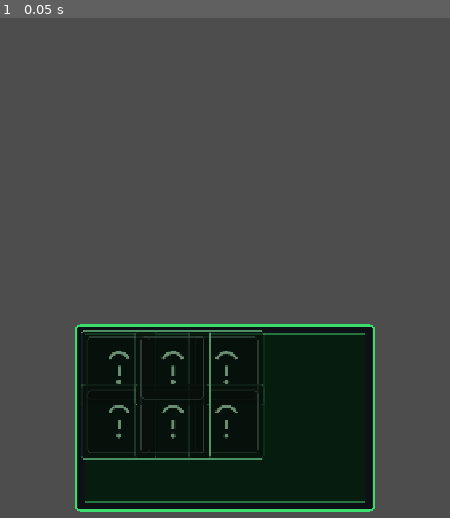
Above: before the commit, frame 1.
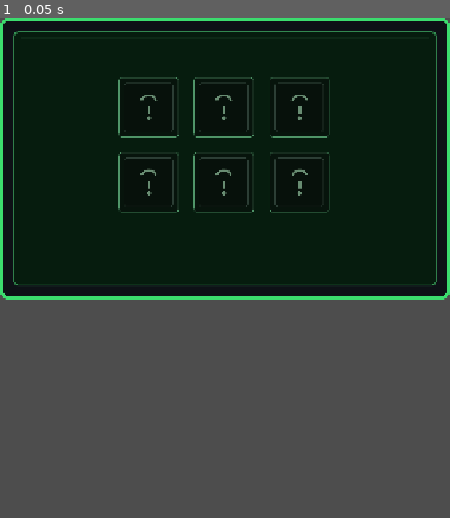
Above: after the commit, the same moment.

Repository: vpedrosa/programacion-dispositivos-moviles
Game: Godot game, scene res://scenes/ui/workstation/workstation.tscn
Two runs of this game, one before a commit and one after it. Both use one fixed random seed, a clock stepped at 60 frames per second and the inputs below. This scene is started directly instead of the project's main scene.
Inputs:
- Up to frame 1 (0.05 s): no input

The runs differ from the first frame. In frame 1, 81% of the frame differs, in the area x 0-100%, y 0-99%.

Commit message:
feat #342: agranda workstation y coloca slots en grid 3x2 por era
Con los marcos de monitor regenerados, el rectángulo interior real
cambia (CRT Era 1: 444x306 en [178,621]x[74,379]; holopanel Era 7:
595x316 en [102,696]x[92,407], ambos en design 800x500). Las posiciones
3x2 a 116/260/404 calibradas para el frame antiguo caían sobre el bisel
del monitor y los slots de 120x120 eran demasiado grandes.

workstation.tscn: elimina el CenterContainer y deja el
AspectRatioContainer ocupando el PlayArea (offset_bottom = -180 para
reservar espacio al teclado abajo, alignment_vertical = 0). Resultado:
el monitor crece a casi toda la zona disponible y queda anclado arriba.

slot.tscn: custom_minimum_size 120 -> 96 y badge reescalado (38x17, font
11) para que los iconos sigan legibles dentro del CRT más grande.

12 .tres reposicionados a sus rejillas 3x2 con espaciado homogéneo
dentro del rectángulo interior real de cada era:

Era 1 (intern, coffee, floppy / gpu, cluster, serverroom):
  (264,159) (398,159) (532,159)
  (264,292) (398,292) (532,292)

Era 7 (rsi, nas, continual / compute, distillation, hyperparams):
  (226,181) (398,181) (570,181)
  (226,318) (398,318) (570,318)

Closes #342

Diff:
--- a/the-tokenizer/game/the-tokenizer/data/upgrades/era_1_01_intern.tres
+++ b/the-tokenizer/game/the-tokenizer/data/upgrades/era_1_01_intern.tres
@@ -19,4 +19,4 @@
 icon = ExtResource("2_icon")
 workstation_icon = ExtResource("2_icon")
 workstation_locked_icon = ExtResource("3_locked")
-workstation_position = Vector2(116, 116)
+workstation_position = Vector2(264, 159)
--- a/the-tokenizer/game/the-tokenizer/data/upgrades/era_1_02_coffee.tres
+++ b/the-tokenizer/game/the-tokenizer/data/upgrades/era_1_02_coffee.tres
@@ -19,4 +19,4 @@
 icon = ExtResource("2_icon")
 workstation_icon = ExtResource("2_icon")
 workstation_locked_icon = ExtResource("3_locked")
-workstation_position = Vector2(260, 116)
+workstation_position = Vector2(398, 159)
--- a/the-tokenizer/game/the-tokenizer/data/upgrades/era_1_03_floppy.tres
+++ b/the-tokenizer/game/the-tokenizer/data/upgrades/era_1_03_floppy.tres
@@ -19,4 +19,4 @@
 icon = ExtResource("2_icon")
 workstation_icon = ExtResource("2_icon")
 workstation_locked_icon = ExtResource("3_locked")
-workstation_position = Vector2(404, 116)
+workstation_position = Vector2(532, 159)
--- a/the-tokenizer/game/the-tokenizer/data/upgrades/era_1_04_gpu.tres
+++ b/the-tokenizer/game/the-tokenizer/data/upgrades/era_1_04_gpu.tres
@@ -19,4 +19,4 @@
 icon = ExtResource("2_icon")
 workstation_icon = ExtResource("2_icon")
 workstation_locked_icon = ExtResource("3_locked")
-workstation_position = Vector2(116, 260)
+workstation_position = Vector2(264, 292)
--- a/the-tokenizer/game/the-tokenizer/data/upgrades/era_1_05_cluster.tres
+++ b/the-tokenizer/game/the-tokenizer/data/upgrades/era_1_05_cluster.tres
@@ -19,4 +19,4 @@
 icon = ExtResource("2_icon")
 workstation_icon = ExtResource("2_icon")
 workstation_locked_icon = ExtResource("3_locked")
-workstation_position = Vector2(260, 260)
+workstation_position = Vector2(398, 292)
--- a/the-tokenizer/game/the-tokenizer/data/upgrades/era_1_06_serverroom.tres
+++ b/the-tokenizer/game/the-tokenizer/data/upgrades/era_1_06_serverroom.tres
@@ -19,4 +19,4 @@
 icon = ExtResource("2_icon")
 workstation_icon = ExtResource("2_icon")
 workstation_locked_icon = ExtResource("3_locked")
-workstation_position = Vector2(404, 260)
+workstation_position = Vector2(532, 292)
--- a/the-tokenizer/game/the-tokenizer/data/upgrades/era_7_01_rsi.tres
+++ b/the-tokenizer/game/the-tokenizer/data/upgrades/era_7_01_rsi.tres
@@ -19,4 +19,4 @@
 icon = ExtResource("2_icon")
 workstation_icon = ExtResource("2_icon")
 workstation_locked_icon = ExtResource("3_locked")
-workstation_position = Vector2(116, 116)
+workstation_position = Vector2(226, 181)
--- a/the-tokenizer/game/the-tokenizer/data/upgrades/era_7_02_nas.tres
+++ b/the-tokenizer/game/the-tokenizer/data/upgrades/era_7_02_nas.tres
@@ -19,4 +19,4 @@
 icon = ExtResource("2_icon")
 workstation_icon = ExtResource("2_icon")
 workstation_locked_icon = ExtResource("3_locked")
-workstation_position = Vector2(260, 116)
+workstation_position = Vector2(398, 181)
--- a/the-tokenizer/game/the-tokenizer/data/upgrades/era_7_03_continual.tres
+++ b/the-tokenizer/game/the-tokenizer/data/upgrades/era_7_03_continual.tres
@@ -19,4 +19,4 @@
 icon = ExtResource("2_icon")
 workstation_icon = ExtResource("2_icon")
 workstation_locked_icon = ExtResource("3_locked")
-workstation_position = Vector2(404, 116)
+workstation_position = Vector2(570, 181)
--- a/the-tokenizer/game/the-tokenizer/data/upgrades/era_7_04_compute.tres
+++ b/the-tokenizer/game/the-tokenizer/data/upgrades/era_7_04_compute.tres
@@ -19,4 +19,4 @@
 icon = ExtResource("2_icon")
 workstation_icon = ExtResource("2_icon")
 workstation_locked_icon = ExtResource("3_locked")
-workstation_position = Vector2(116, 260)
+workstation_position = Vector2(226, 318)
--- a/the-tokenizer/game/the-tokenizer/data/upgrades/era_7_05_distillation.tres
+++ b/the-tokenizer/game/the-tokenizer/data/upgrades/era_7_05_distillation.tres
@@ -19,4 +19,4 @@
 icon = ExtResource("2_icon")
 workstation_icon = ExtResource("2_icon")
 workstation_locked_icon = ExtResource("3_locked")
-workstation_position = Vector2(260, 260)
+workstation_position = Vector2(398, 318)
--- a/the-tokenizer/game/the-tokenizer/data/upgrades/era_7_06_hyperparams.tres
+++ b/the-tokenizer/game/the-tokenizer/data/upgrades/era_7_06_hyperparams.tres
@@ -19,4 +19,4 @@
 icon = ExtResource("2_icon")
 workstation_icon = ExtResource("2_icon")
 workstation_locked_icon = ExtResource("3_locked")
-workstation_position = Vector2(404, 260)
+workstation_position = Vector2(570, 318)
--- a/the-tokenizer/game/the-tokenizer/scenes/ui/workstation/slot.tscn
+++ b/the-tokenizer/game/the-tokenizer/scenes/ui/workstation/slot.tscn
@@ -30,7 +30,7 @@
 corner_radius_bottom_left = 4
 
 [node name="Slot" type="Control"]
-custom_minimum_size = Vector2(120, 120)
+custom_minimum_size = Vector2(96, 96)
 mouse_filter = 2
 script = ExtResource("1_slot")
 
@@ -62,14 +62,14 @@
 anchor_top = 1.0
 anchor_right = 1.0
 anchor_bottom = 1.0
-offset_left = -52.0
-offset_top = -26.0
-offset_right = -4.0
-offset_bottom = -4.0
+offset_left = -40.0
+offset_top = -19.0
+offset_right = -2.0
+offset_bottom = -2.0
 grow_horizontal = 0
 grow_vertical = 0
 mouse_filter = 2
-theme_override_font_sizes/font_size = 12
+theme_override_font_sizes/font_size = 11
 theme_override_styles/normal = SubResource("StyleBoxFlat_badge")
 theme_override_colors/font_color = Color(0.78, 0.95, 0.82, 1)
 text = "Lv 0"
--- a/the-tokenizer/game/the-tokenizer/scenes/ui/workstation/workstation.tscn
+++ b/the-tokenizer/game/the-tokenizer/scenes/ui/workstation/workstation.tscn
@@ -13,26 +13,23 @@
 mouse_filter = 2
 script = ExtResource("1_workstation")
 
-[node name="Center" type="CenterContainer" parent="."]
+[node name="Aspect" type="AspectRatioContainer" parent="."]
 layout_mode = 1
 anchors_preset = 15
 anchor_right = 1.0
 anchor_bottom = 1.0
+offset_bottom = -180.0
 grow_horizontal = 2
 grow_vertical = 2
 mouse_filter = 2
+ratio = 1.6
+alignment_vertical = 0
 
-[node name="Aspect" type="AspectRatioContainer" parent="Center"]
-custom_minimum_size = Vector2(480, 300)
-layout_mode = 2
-ratio = 1.6
-mouse_filter = 2
-
-[node name="Frame" type="Control" parent="Center/Aspect"]
+[node name="Frame" type="Control" parent="Aspect"]
 layout_mode = 2
 mouse_filter = 2
 
-[node name="FrameTexture" type="TextureRect" parent="Center/Aspect/Frame"]
+[node name="FrameTexture" type="TextureRect" parent="Aspect/Frame"]
 unique_name_in_owner = true
 layout_mode = 1
 anchors_preset = 15
@@ -45,7 +42,7 @@
 expand_mode = 1
 stretch_mode = 6
 
-[node name="SlotsLayer" type="Control" parent="Center/Aspect/Frame"]
+[node name="SlotsLayer" type="Control" parent="Aspect/Frame"]
 unique_name_in_owner = true
 layout_mode = 1
 anchors_preset = 15
Not shown: 1 places in the-tokenizer/game/the-tokenizer/data/upgrades/era_1_01_intern.tres that only renumber resources
Not shown: 1 places in the-tokenizer/game/the-tokenizer/data/upgrades/era_1_03_floppy.tres that only renumber resources
Not shown: 1 places in the-tokenizer/game/the-tokenizer/data/upgrades/era_1_04_gpu.tres that only renumber resources
Not shown: 1 places in the-tokenizer/game/the-tokenizer/data/upgrades/era_1_05_cluster.tres that only renumber resources
Not shown: 1 places in the-tokenizer/game/the-tokenizer/data/upgrades/era_1_06_serverroom.tres that only renumber resources
